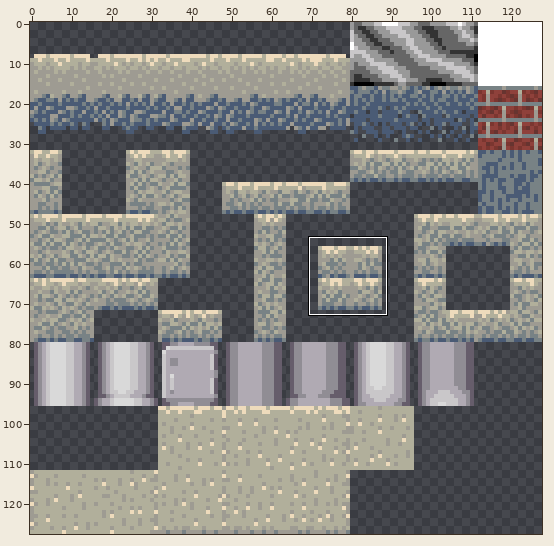
Pixel-art file: Tilesets/Above Ground.aseprite. The first picture is a wide view before the edit; the outline marks the close-up.
Close-up. First the earlier version:
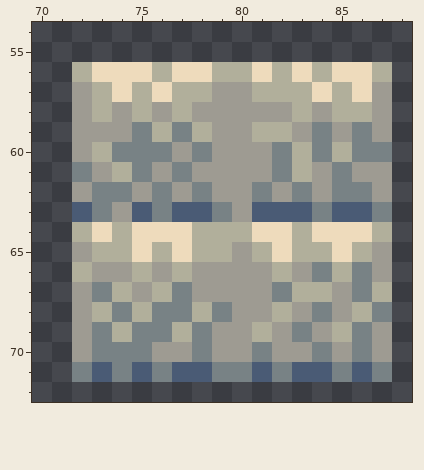
128x128 pixels, 1 frame. Colours within 5 levels of each other are drawn and written as one. Shown: x 70..88, y 54..72. The commit also changed other parts of the picture, which this record leaves out.
After the commit:
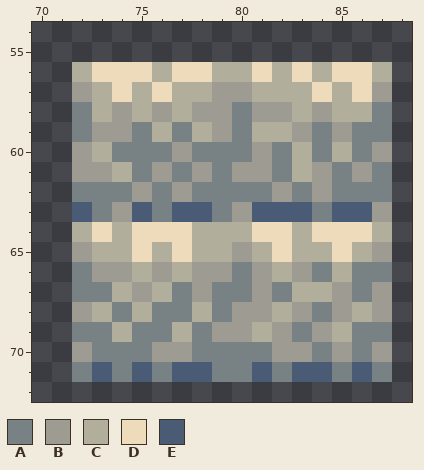
Palette (. is transparent): A #788285  B #9e9b92  C #b1af9b  D #eedbbc  E #4a5b75
Changes in this commit:
Changed rows in their new state; - is an unchanged pixel.
first column x 72:
58 A-------A------A
59 A-------A------A
60 -------AA------B
61 B------A-------A
62 A------AA------A
63 ---------------B
66 A-------A------A
67 A------AA------B
68 ---------------B
69 A--------------A
70 -------AA-------
Pixel boxes of the changes (left, top, right, bottom) in both close-ups:
changed: (72, 102, 92, 202)
changed: (212, 102, 252, 202)
changed: (372, 102, 392, 342)
changed: (72, 262, 92, 342)
changed: (212, 262, 252, 362)
